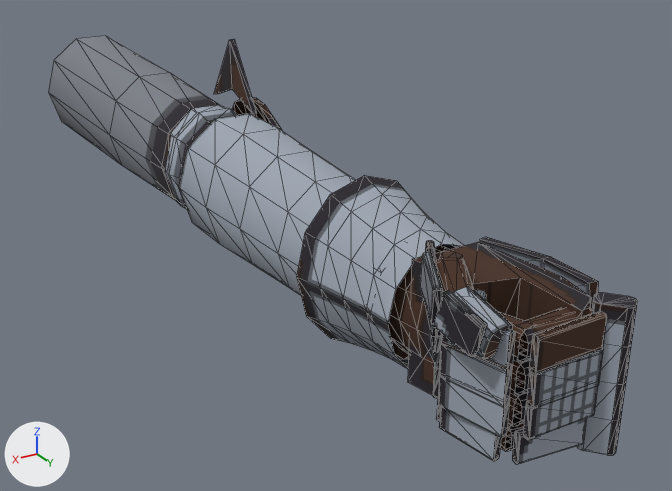
One commit to the glTF model templates/models/gauntlets/knight/knight_L.glb: the scene before it, then after it.
The view is the same before and after, from a camera (50 mm lens) standing at (0.281, 0.355, 0.232) and looking at (-0.048, -0.192, -0.042). Every picture has the same lights, and +X, +Y and +Z are marked at lower left. The older version comes first. Mesh edges are drawn as thin lines. Vertices at exactly the same position are counted once.

The first picture shows 'knight_L mesh'.
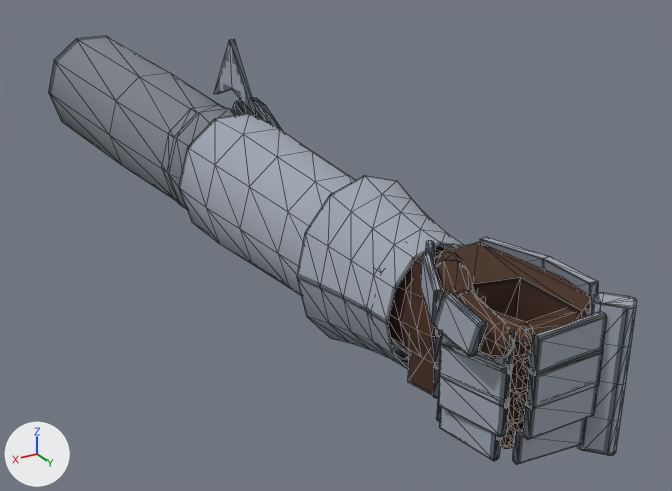
Pixel boxes [x1, y1, x2, y2] of what changed, in the pictures (672 x 491 px; the box of a moved part takes in the faces that stretch with it):
part 1 of me_knight_l, rebuilt: before [510, 360, 525, 396]; after [510, 358, 529, 393]
part 2 of me_knight_l, rebuilt (11% narrower): before [518, 307, 592, 361]; after [526, 308, 592, 359]
part 3 of me_knight_l, rebuilt (mostly hidden): before [505, 423, 524, 450]; after [513, 421, 524, 431]
part 4 of me_knight_l, rebuilt: before [434, 252, 463, 262]; after [434, 252, 465, 267]
part 5 of me_knight_l, rebuilt (mostly hidden afterwards): before [515, 360, 530, 394]; after [523, 358, 530, 392]
part 6 of me_knight_l, rebuilt: before [508, 393, 522, 427]; after [508, 392, 526, 424]
part 7 of me_knight_l, rebuilt (mostly hidden): before [474, 290, 486, 301]; after [474, 290, 486, 304]
part 8 of me_knight_l, rebuilt (mostly hidden): before [512, 393, 527, 425]; after [521, 390, 528, 422]
part 9 of me_knight_l, rebuilt (mostly hidden): before [500, 424, 513, 452]; after [500, 422, 516, 449]
part 10 of me_knight_l, rebuilt: before [499, 312, 533, 363]; after [493, 311, 532, 361]
part 11 of me_knight_l, moved or reshaped: before [434, 258, 513, 359]; after [436, 260, 514, 358]
part 12 of me_knight_l, surface changed: [48, 36, 637, 464] in both

The change, as a list of edits to the scene's bpy script:
```text
Change me_knight_l:
    used by ob_knight_l_mesh; location = (0.0, 0.0, 0.0)
    remove me_knight_l.from_pydata(...)  # 1232 vertices, 2022 faces; spans x -0.059..0.05, y -0.6..0.102, z -0.055..0.096
    add me_knight_l.from_pydata(...)  # 1512 vertices, 2832 faces; spans x -0.059..0.05, y -0.6..0.102, z -0.055..0.096
    me_knight_l part 1: the loose piece of 24 vertices spanning x 0.009..0.033, y 0.046..0.086, z 0.0..0.017 is rebuilt with 40 vertices and now spans x 0.01..0.032, y 0.046..0.088, z 0.0..0.017
    me_knight_l part 2: the loose piece of 24 vertices spanning x -0.02..0.02, y 0.073..0.088, z 0.017..0.034 is rebuilt with 40 vertices and now spans x -0.024..0.02, y 0.073..0.088, z 0.017..0.034
    me_knight_l part 3: the loose piece of 24 vertices spanning x -0.018..0.021, y 0.072..0.087, z -0.033..-0.018 is rebuilt with 40 vertices and now spans x -0.02..0.021, y 0.072..0.087, z -0.033..-0.018
    me_knight_l part 4: the loose piece of 24 vertices spanning x -0.003..0.033, y 0.001..0.042, z 0.02..0.049 is rebuilt with 40 vertices and now spans x -0.002..0.031, y 0.002..0.041, z 0.021..0.048
    me_knight_l part 5: the loose piece of 24 vertices spanning x -0.02..0.02, y 0.073..0.088, z 0.0..0.017 is rebuilt with 40 vertices and now spans x -0.024..0.02, y 0.073..0.088, z 0.0..0.017
    me_knight_l part 6: the loose piece of 24 vertices spanning x 0.009..0.033, y 0.046..0.085, z -0.017..0.0 is rebuilt with 40 vertices and now spans x 0.01..0.032, y 0.046..0.088, z -0.017..0.0
    me_knight_l part 7: the loose piece of 24 vertices spanning x 0.002..0.033, y 0.028..0.058, z 0.017..0.034 is rebuilt with 48 vertices and now spans x 0.002..0.032, y 0.027..0.058, z 0.017..0.034
    me_knight_l part 8: the loose piece of 24 vertices spanning x -0.02..0.02, y 0.073..0.088, z -0.017..0.0 is rebuilt with 40 vertices and now spans x -0.024..0.02, y 0.073..0.088, z -0.017..0.0
    me_knight_l part 9: the loose piece of 24 vertices spanning x 0.011..0.029, y 0.045..0.082, z -0.033..-0.018 is rebuilt with 40 vertices and now spans x 0.011..0.028, y 0.046..0.084, z -0.033..-0.018
    me_knight_l part 10: the loose piece of 24 vertices spanning x 0.009..0.033, y 0.046..0.086, z 0.017..0.034 is rebuilt with 40 vertices and now spans x 0.01..0.032, y 0.046..0.088, z 0.017..0.034
    me_knight_l part 11: 2 vertices moved within x 0.031..0.036, y 0.03..0.05, z 0.035; 48 vertices removed from x 0.015..0.045, y 0.027..0.085, z 0.022..0.05; 88 vertices added at x 0.016..0.045, y 0.026..0.089, z 0.023..0.05
    me_knight_l part 12: 1409 kept faces spanning x -0.059..0.05, y -0.6..0.102, z -0.055..0.096 get new texture (UV) coordinates
    other edits to the shape of me_knight_l do not show in these pictures
```
